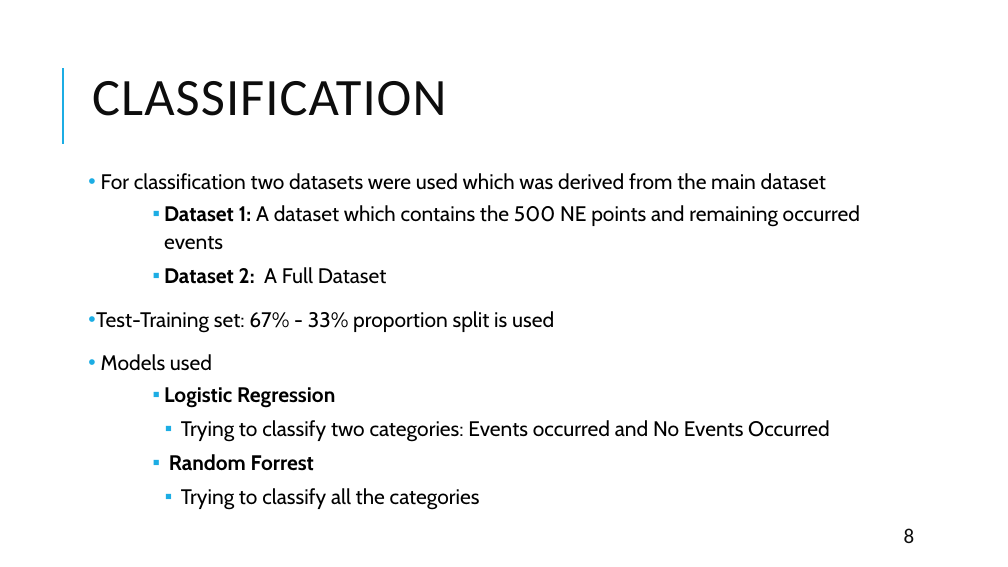
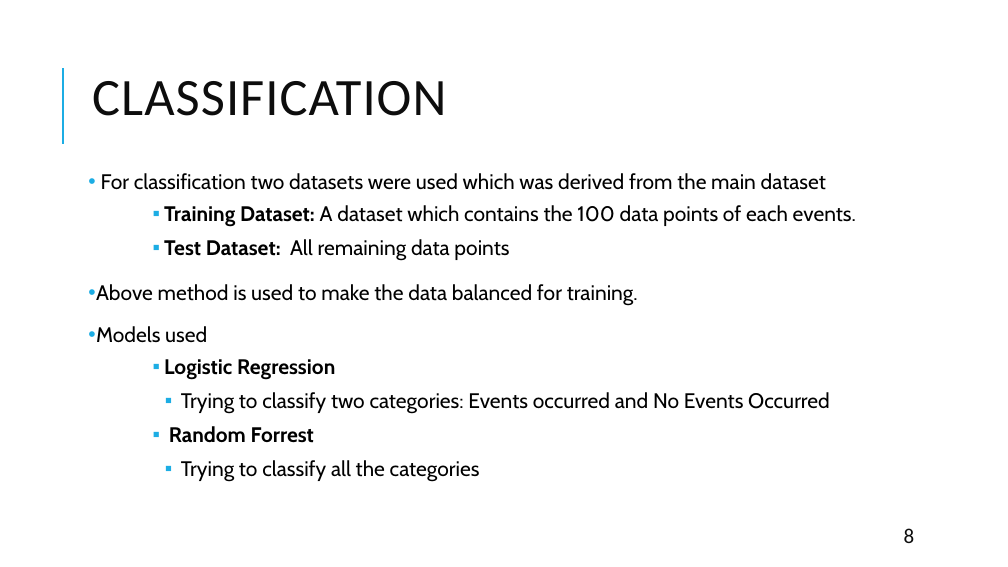
Before and after one commit to matty1203/r_cubicplot, a slide deck: slide 8 of Classification of bow shock event positions from Magnetic.pptx. Drawn at 1008x567 pixels with LibreOffice and Linux fonts; fonts in the diff are those of the drawing. Boxes give left, top, right and bottom in pixels: in the first picture for what was removed or moved away, otherwise in the second. Text is boxed around its words. In the diff, an @@ line names an element or a change of style, - is before the commit and + after.

```diff
--- a/Classification of bow shock event positions from Magnetic.pptx
+++ b/Classification of bow shock event positions from Magnetic.pptx
@@ text at box(96, 205, 856, 306): text changed @@
-          ▪ Dataset 1: A dataset which contains the 500 NE points and remaining occurred events
-          ▪ Dataset 2: A Full Dataset
-• Test-Training set: 67% - 33% proportion split is used
+          ▪ Training Dataset: A dataset which contains the 100 data points of each events.
+          ▪ Test Dataset: All remaining data points
+• Above method is used to make the data balanced for training.
```
Also in this commit, not shown: 2 other slides changed.
